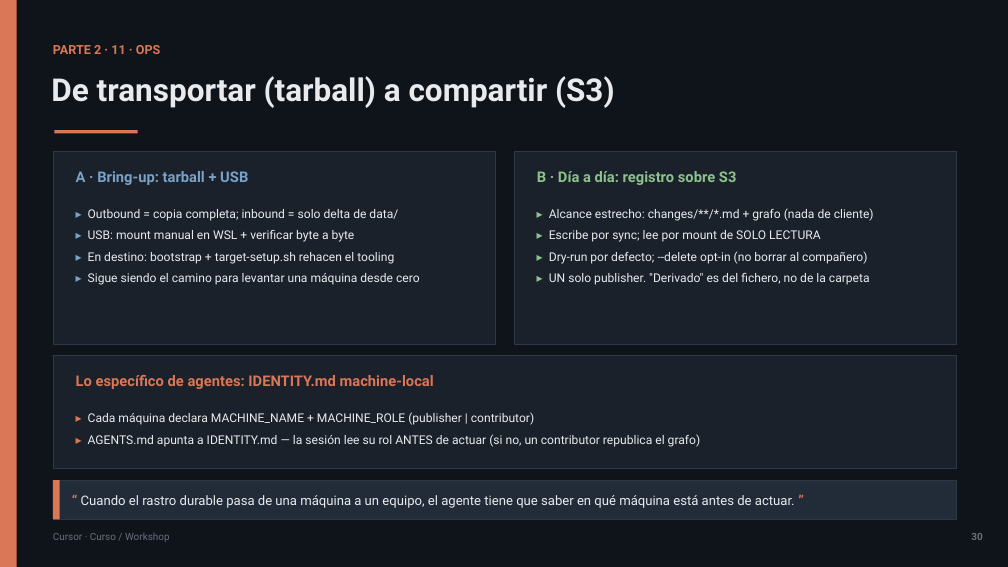
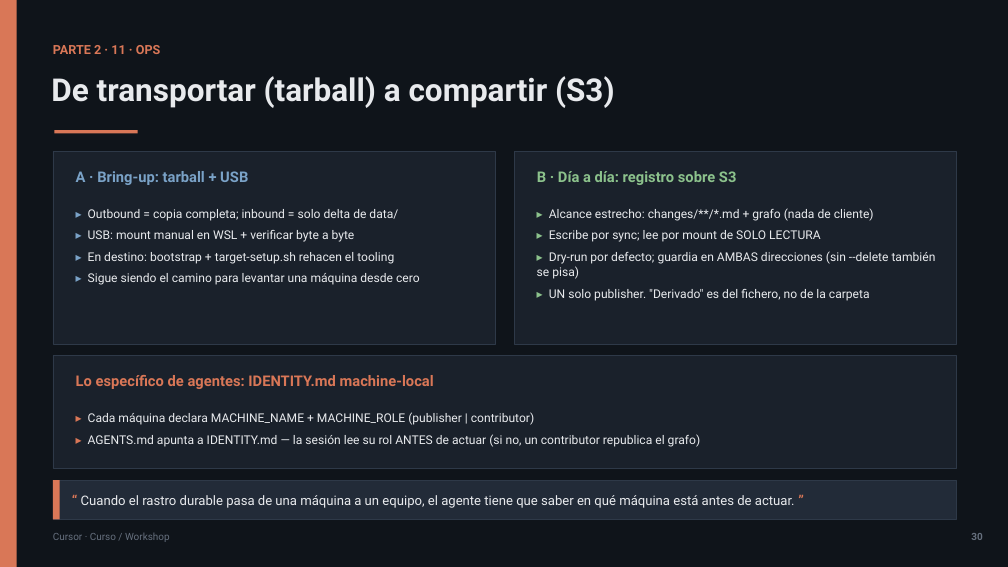
Before and after one commit to olonok69/cursor_code_ml_engineer, a slide deck: slide 30 of presentacion/Cursor_Presentacion.pptx. Drawn at 1008x567 pixels with LibreOffice and Linux fonts; fonts in the diff are those of the drawing. Boxes give left, top, right and bottom in pixels: in the first picture for what was removed or moved away, otherwise in the second. Text is boxed around its words. In the diff, an @@ line names an element or a change of style, - is before the commit and + after.

```diff
--- a/presentacion/Cursor_Presentacion.pptx
+++ b/presentacion/Cursor_Presentacion.pptx
@@ text at (537, 251, 936, 279): text changed @@
-▸ Dry-run por defecto; --delete opt-in (no borrar al compañero)
+▸ Dry-run por defecto; guardia en AMBAS direcciones (sin --delete también se pisa)
```
Also in this commit, not shown: 41 other files.
